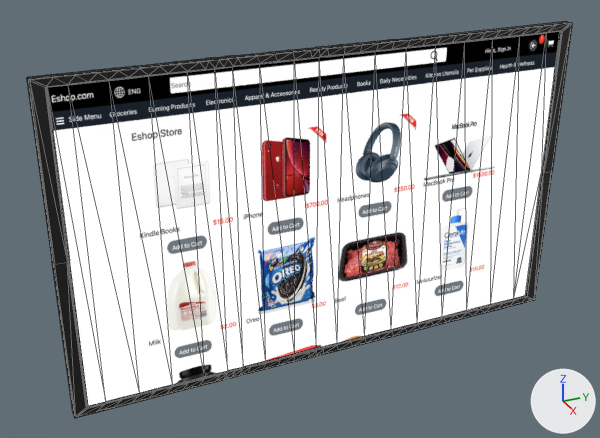
The glTF model static/models/ecommerce.glb, before and after one commit.
Before and after are seen from a 50 mm camera at (4.99, -2.52, 3.73) aimed at (-0.11, -0.23, 1.18). Arrows for +X, +Y and +Z are at lower right; the lights stay in place. Mesh edges are drawn as thin lines. Vertices at the same position are counted once.

Script lines for the objects in view, before the commit:
```python
mat_screen = bpy.data.materials.new('Screen')
mat_screen.use_nodes = True; mat_screen.node_tree.nodes.clear()
_N = mat_screen.node_tree.nodes; _L = mat_screen.node_tree.links
n0 = _N.new('ShaderNodeBsdfPrincipled'); n0.name = 'Principled BSDF'
n0.inputs[0].default_value = (0.0, 0.0, 0.0, 1.0)  # 'Base Color', black #000000
n0.inputs[1].default_value = 1.0  # 'Metallic'
n0.inputs[2].default_value = 1.0  # 'Roughness'
n0.inputs[28].default_value = 1.0  # 'Emission Strength'
n1 = _N.new('ShaderNodeOutputMaterial'); n1.name = 'Material Output'
n2 = _N.new('ShaderNodeTexImage'); n2.name = 'Image Texture'
n2.image = img_screen_shot_2022_07_02_at_6_30_01_am
_L.new(n0.outputs[0], n1.inputs[0])  # 'BSDF' to 'Surface'
_L.new(n2.outputs[0], n0.inputs[27])  # 'Color' to 'Emission Color'
me_cube = bpy.data.meshes.new('Cube')
me_cube.from_pydata(...)  # 716 vertices, 1428 faces; spans x 0.15..0.81, y -1.0..1.0, z -0.97..1.47
# faces by material slot: [1354, 74]
me_cube.materials.append(mat_tv)  # black #191919
me_cube.materials.append(mat_screen)
ob_cube = bpy.data.objects.new('Cube', me_cube)
ob_cube.location = (0.0, 0.0, 0.984)
ob_cube.rotation_euler = (3.142, 0.0, 0.0)  # degrees (180, 0, 0)
ob_cube.scale = (-0.092, -2.01, -1.0)
```
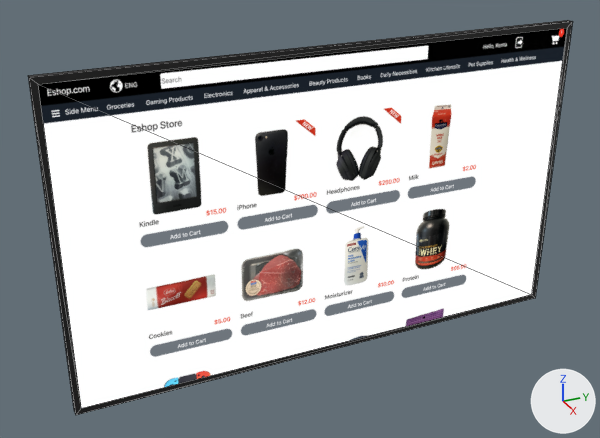
Pixel boxes (x1, y1, x2, y2) of what changed, in the pictures (600 x 438 px):
'Cube', surface changed, reshaped, moved, rescaled, turned: before (27, 21, 572, 418); after (28, 20, 573, 415)

Edits to the bpy script that builds the scene:
```text
Add img_ecom:
    img_ecom = load_image('ecom', '_unpacked/ecom', 3024, 1728, 'sRGB')
Change mat_screen:
    where n2 = _N.new('ShaderNodeTexImage'); n2.name = 'Image Texture'
    n2.image: img_screen_shot_2022_07_02_at_6_30_01_am -> img_ecom
Change me_cube:
    used by ob_cube; location = (0.0, 0.0, 0.984); rotation_euler = (3.142, 0.0, 0.0), in degrees (180, 0, 0); scale = (-0.092, -2.01, -1.0)
    remove me_cube.from_pydata(...)  # 716 vertices, 1428 faces; spans x 0.15..0.81, y -1.0..1.0, z -0.97..1.47
    add me_cube.from_pydata(...)  # 12 vertices, 20 faces; spans x -0.17..0.17, y -2.0..2.0, z -0.95..1.48
    me_cube part 1: 716 vertices removed from x 0.15..0.81, y -1.0..1.0, z -0.97..1.47; 12 vertices added at x -0.17..0.17, y -2.0..2.0, z -0.95..1.48
Change ob_cube:
    ob_cube.rotation_euler: (3.142, 0.0, 0.0) -> (0.0, 0.0, 0.0)  # degrees (180, 0, 0) -> degrees (0, 0, 0)
    ob_cube.location: (0.0, 0.0, 0.984) -> (-0.027, -0.001, 0.989)
    ob_cube.scale: (-0.092, -2.01, -1.0) -> (0.155, 1.0, 1.0)
```
